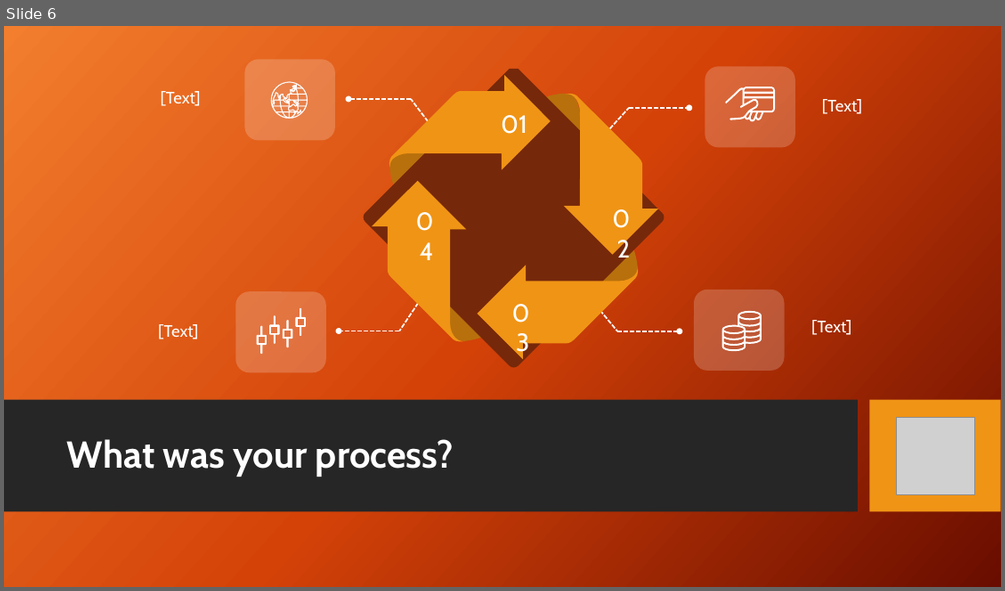
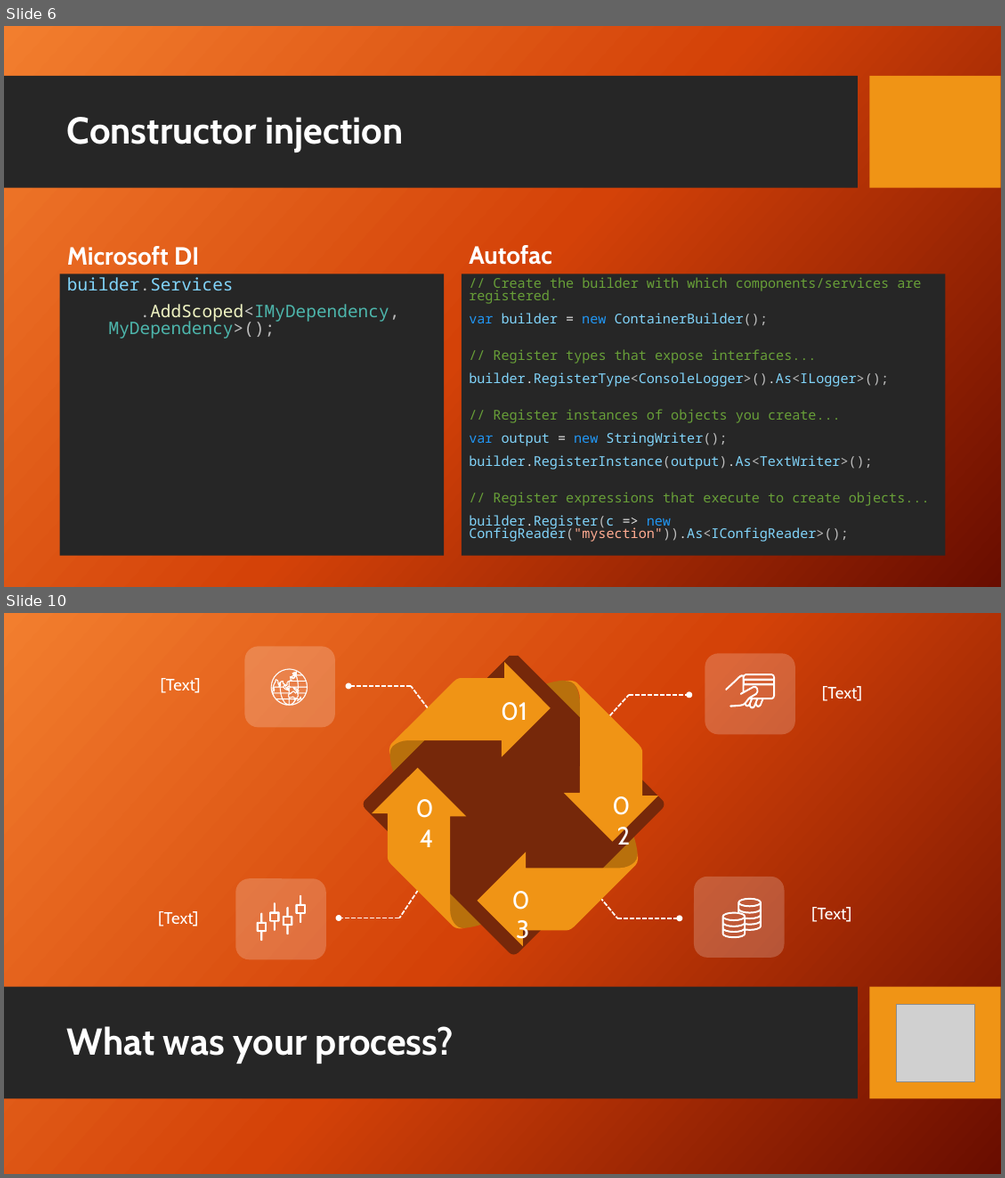
Before and after one commit to mohashan/MicrosoftDI_vs_Autofac, a slide deck: Microsoft DI vs Autofac.pptx. Shown one above the other, each under a label of ours: slide 6 before the commit, slides 6 and 10 after it; the slides between them are not shown. The pictures are 1005x591 and 1005x1178 pixels, drawn with LibreOffice and Linux fonts; fonts in the diff are those of the drawing; grey boxes stand for pictures; background and template pictures are left out. Boxes give left, top, right and bottom in pixels: in the first picture for what was removed or moved away, otherwise in the second. Text is boxed around its words. In the diff, an @@ line names an element or a change of style, - is before the commit and + after.

Commit message:
Autofac register IWeatherForcaster

```diff
--- a/Microsoft DI vs Autofac.pptx
+++ b/Microsoft DI vs Autofac.pptx
@@ slide 6 added at [4,26,1001,587], background picture (left out) @@
@@ rectangle added at [4,76,858,188], fill #262626 @@
@@ rectangle added at [870,76,1001,188], fill #F09415 @@
@@ title added at [67,117,403,152], 36 pt, text #FFFFFF, bold @@
+Constructor injection
@@ text added at [67,246,199,265], 24 pt, text #FFFFFF, bold @@
+Microsoft DI
@@ text added at [469,245,552,265], 24 pt, text #FFFFFF, bold @@
+Autofac
@@ text added at [59,273,444,556], fill #262626, 16.6 pt, text #4DB6AC @@
+builder.Services
+.AddScoped<IMyDependency, MyDependency>();
@@ text added at [461,273,946,556], fill #262626, 12.9 pt, text #689F38 @@
+// Create the builder with which components/services are registered.
+var builder = new ContainerBuilder();
+// Register types that expose interfaces...
+builder.RegisterType<ConsoleLogger>().As<ILogger>();
+// Register instances of objects you create...
+var output = new StringWriter();
+builder.RegisterInstance(output).As<TextWriter>();
+// Register expressions that execute to create objects...
+builder.Register(c => new ConfigReader("mysection")).As<IConfigReader>();
@@ what was slide 6 is now slide 10 @@
```
Also in this commit, not shown: 3 other slides added, 10 other files.
